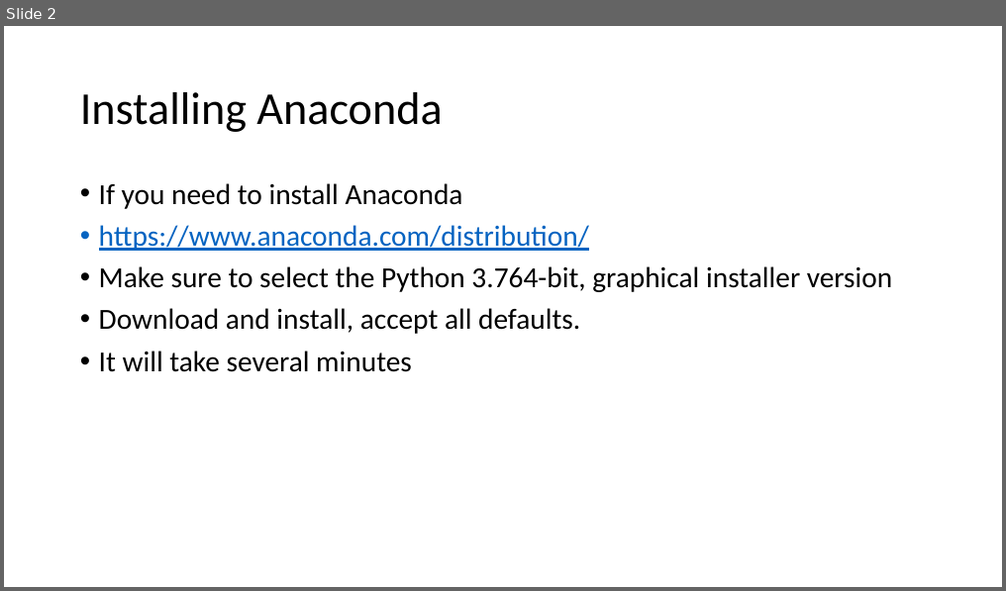
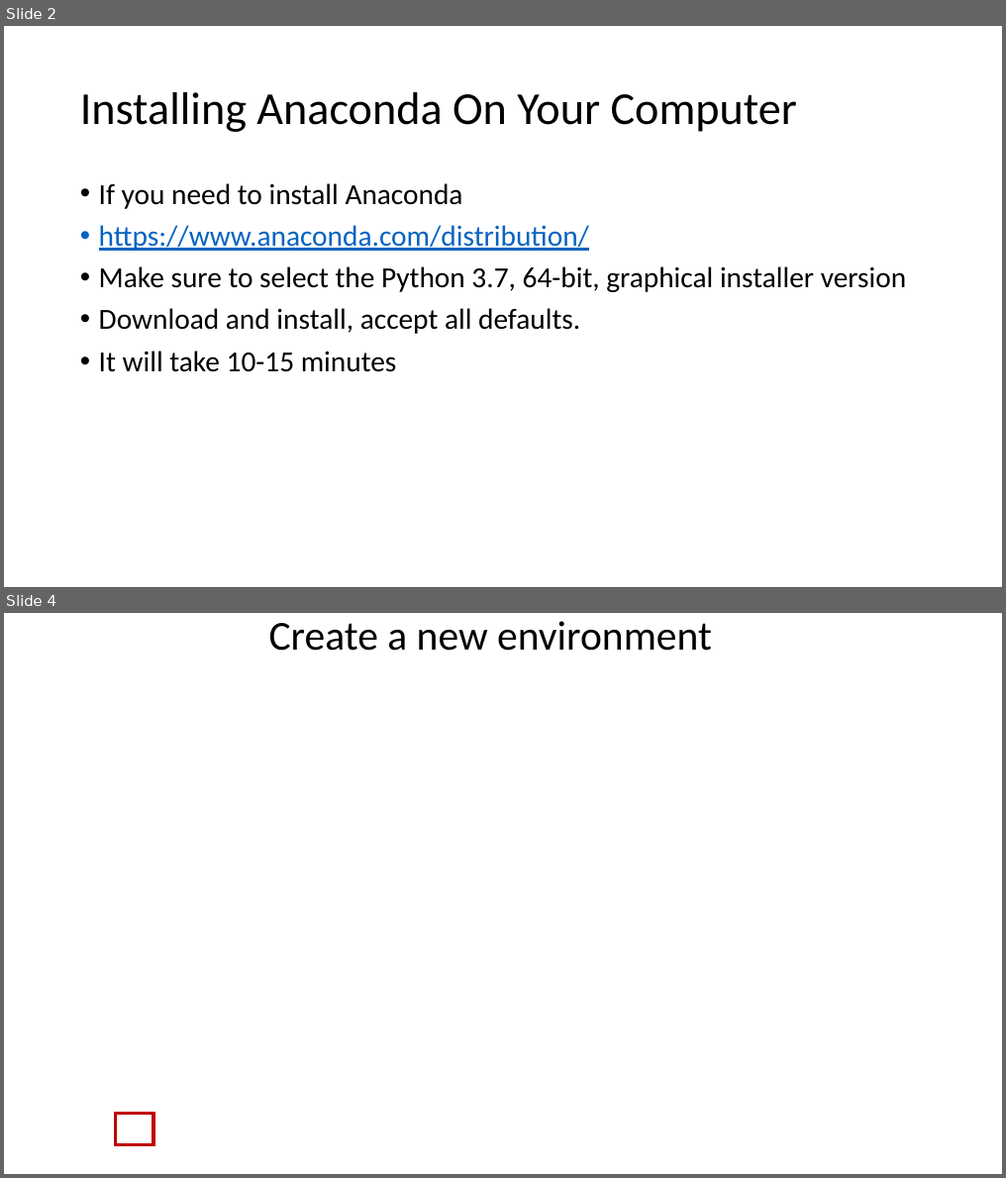
Before and after one commit to mike-babb/intro_to_python, a slide deck: Installing Anaconda and Geopandas.pptx. Shown one above the other, each under a label of ours: slide 2 before the commit, slides 2 and 4 after it; the slides between them are not shown. The pictures are 1006x591 and 1006x1178 pixels, drawn with LibreOffice and Linux fonts; fonts in the diff are those of the drawing; background and template pictures are left out. Boxes give left, top, right and bottom in pixels: in the first picture for what was removed or moved away, otherwise in the second. Text is boxed around its words. In the diff, an @@ line names an element or a change of style, - is before the commit and + after.

```diff
--- a/Installing Anaconda and Geopandas.pptx
+++ b/Installing Anaconda and Geopandas.pptx
@@ slide 4 added at (x1=4, y1=613, x2=1002, y2=1174), background picture (left out) @@
@@ title added at (x1=269, y1=621, x2=712, y2=651), 39.6 pt, text #000000 @@
+Create a new environment
@@ rectangle added at (x1=116, y1=1114, x2=153, y2=1146), outline #C00000 3 pt @@
@@ slide 2 changed as well @@
@@ title at (x1=80, y1=92, x2=797, y2=132): text changed @@
-Installing Anaconda
+Installing Anaconda On Your Computer
@@ text at (x1=99, y1=267, x2=906, y2=292): text changed @@
-• Make sure to select the Python 3.764-bit, graphical installer version
+• Make sure to select the Python 3.7, 64-bit, graphical installer version
@@ text at (x1=99, y1=351, x2=397, y2=372): text changed @@
-• It will take several minutes
+• It will take 10-15 minutes
```
Also in this commit, not shown: 1 other slide changed, 7 other slides added, 2 slides removed, 36 other files.
